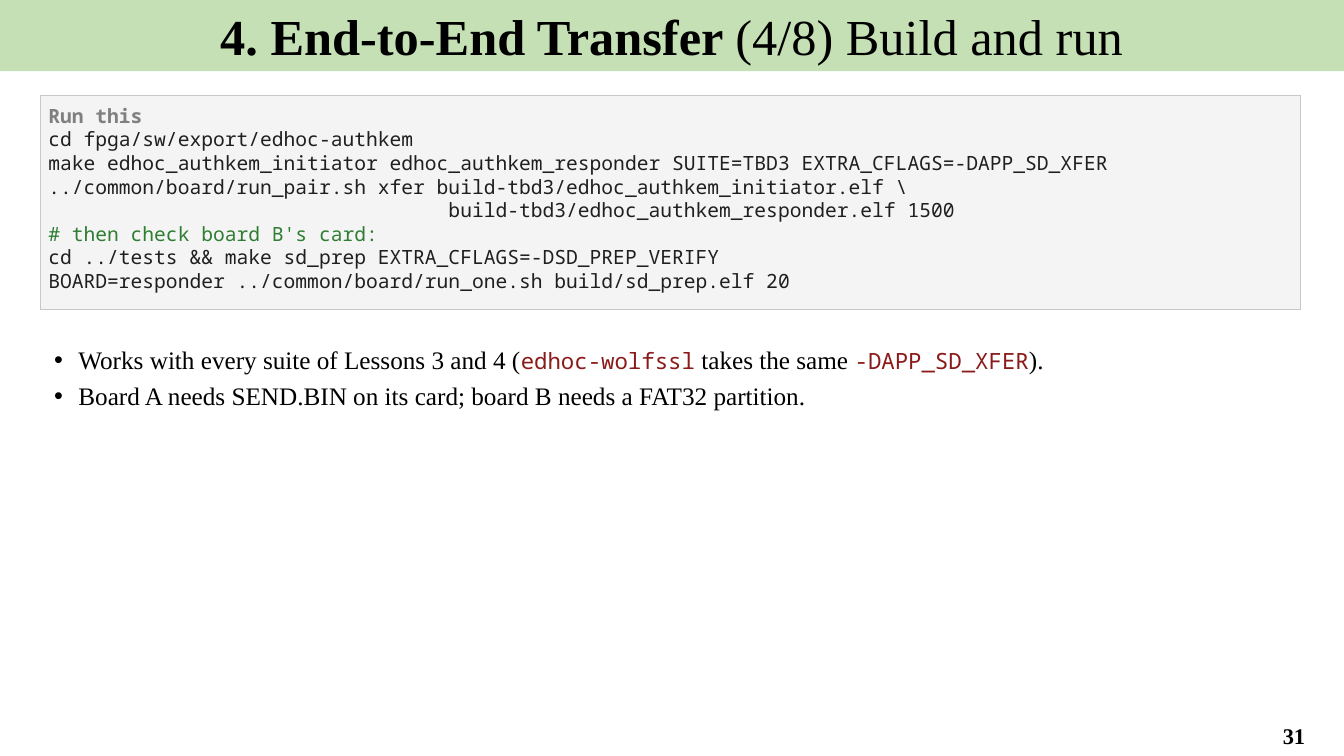
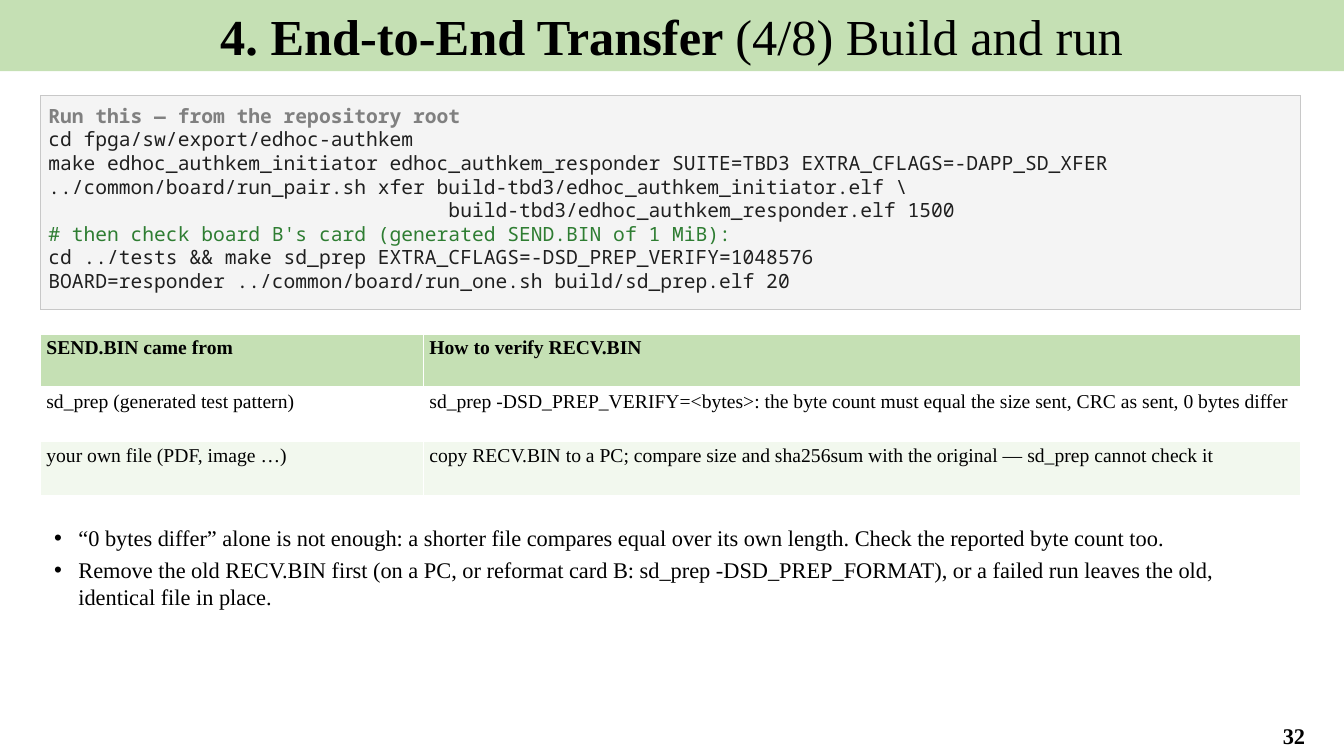
Before and after one commit to Khaiduy/chipyard-edhoc, a slide deck: slide 32 of fpga/sw/export/docs/slides/05_Secure_file_transfer_and_results.pptx (slide 31 before the commit). Drawn at 1344x756 pixels with LibreOffice and Linux fonts; fonts in the diff are those of the drawing. Boxes give left, top, right and bottom in pixels: in the first picture for what was removed or moved away, otherwise in the second. Text is boxed around its words. In the diff, an @@ line names an element or a change of style, - is before the commit and + after.

Commit message:
fix: length-checked SD verify, whole-run stack line; slide review fixes

```diff
--- a/fpga/sw/export/docs/slides/05_Secure_file_transfer_and_results.pptx
+++ b/fpga/sw/export/docs/slides/05_Secure_file_transfer_and_results.pptx
@@ text in rectangle at box(48, 108, 460, 128): text changed @@
-Run this
+Run this — from the repository root
@@ text in rectangle at box(48, 226, 813, 269): text changed @@
-# then check board B's card:
-cd ../tests && make sd_prep EXTRA_CFLAGS=-DSD_PREP_VERIFY
+# then check board B's card (generated SEND.BIN of 1 MiB):
+cd ../tests && make sd_prep EXTRA_CFLAGS=-DSD_PREP_VERIFY=1048576
@@ table added at box(40, 335, 1301, 496), 3 rows, 2 columns @@
+SEND.BIN came from | How to verify RECV.BIN
+sd_prep (generated test pattern) | sd_prep -DSD_PREP_VERIFY=<bytes>: the byte count must equal the size sent, CRC as sent, 0 bytes differ
+your own file (PDF, image …) | copy RECV.BIN to a PC; compare size and sha256sum with the original — sd_prep cannot check it
@@ text removed at box(78, 351, 1029, 411) @@
-• Works with every suite of Lessons 3 and 4 (edhoc-wolfssl takes the same -DAPP_SD_XFER).
-• Board A needs SEND.BIN on its card; board B needs a FAT32 partition.
@@ text added at box(78, 530, 1213, 610), 16 pt, text #000000 @@
+• “0 bytes differ” alone is not enough: a shorter file compares equal over its own length. Check the reported byte count too.
+• Remove the old RECV.BIN first (on a PC, or reformat card B: sd_prep -DSD_PREP_FORMAT), or a failed run leaves the old, identical file in place.
@@ page number at box(1283, 729, 1305, 745): text changed @@
-31
+32
```
Also in this commit, not shown: 18 other slides changed, 1 slide added, 13 other files.
